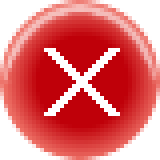
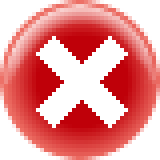
Before/after of a 160 x 160 layered artwork. What changed in the layer stack:
added layer "New glint" (75%) above "Glint" over [4,4,156,84]
hid "Glint" over [0,0,160,88]
added layer "New X" above "X" over [36,36,128,128]
hid "X" over [44,48,120,116]
